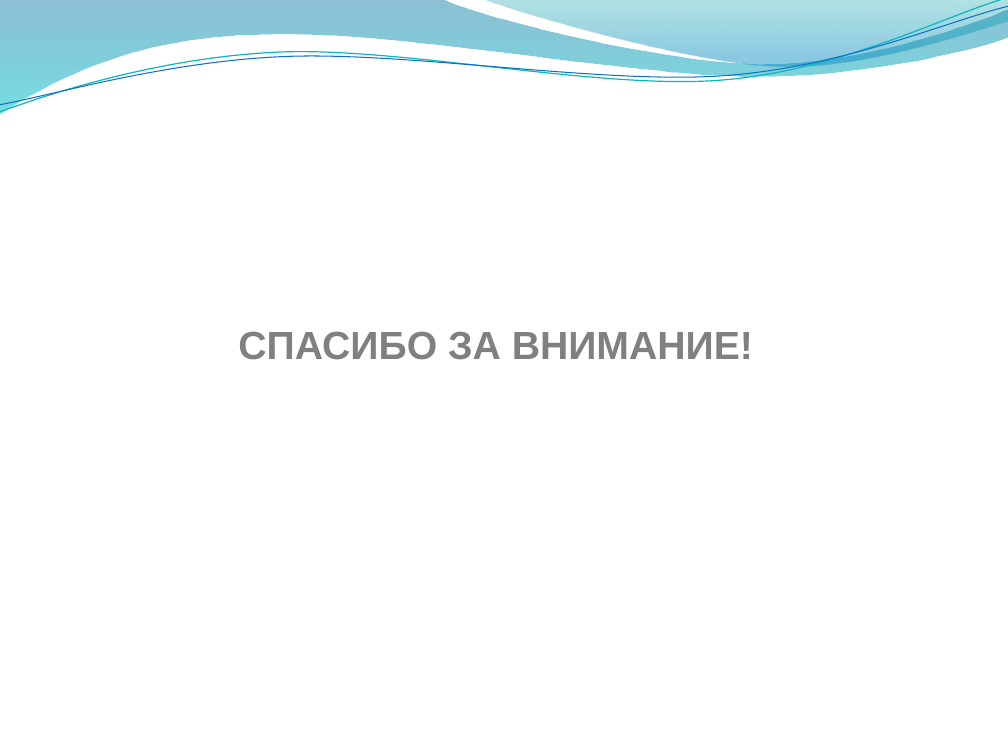
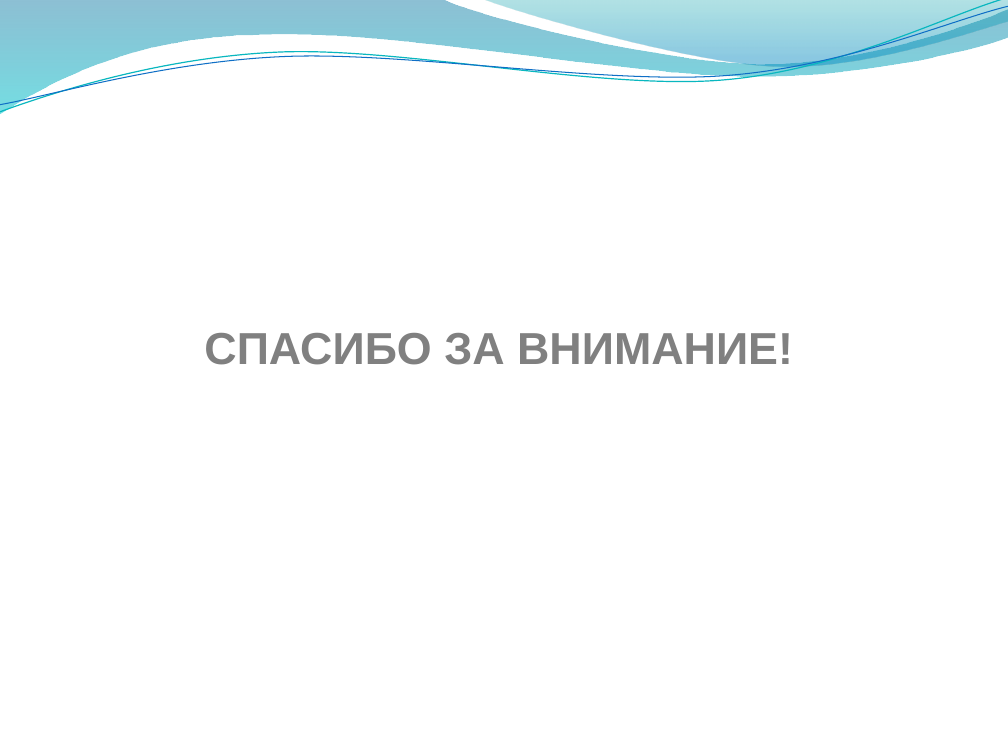
Before and after one commit to lao777/detectKeypointFace, a slide deck: slide 13 of text/Doklad.pptx (slide 12 before the commit). Drawn at 1008x756 pixels with LibreOffice and Linux fonts; fonts in the diff are those of the drawing. Boxes give left, top, right and bottom in pixels: in the first picture for what was removed or moved away, otherwise in the second. Text is boxed around its words. In the diff, an @@ line names an element or a change of style, - is before the commit and + after.

```diff
--- a/text/Doklad.pptx
+++ b/text/Doklad.pptx
@@ text "СПАСИБО ЗА ВНИМАНИЕ!": place and size @@
-text "СПАСИБО ЗА ВНИМАНИЕ!" at [238,331,753,360]
+text "СПАСИБО ЗА ВНИМАНИЕ!" at [204,333,793,365]
@@ text "СПАСИБО ЗА ВНИМАНИЕ!" at [204,333,793,365]: size 28 to 32 pt @@
```
Also in this commit, not shown: 5 other slides changed, 4 slides added, 3 slides removed.
